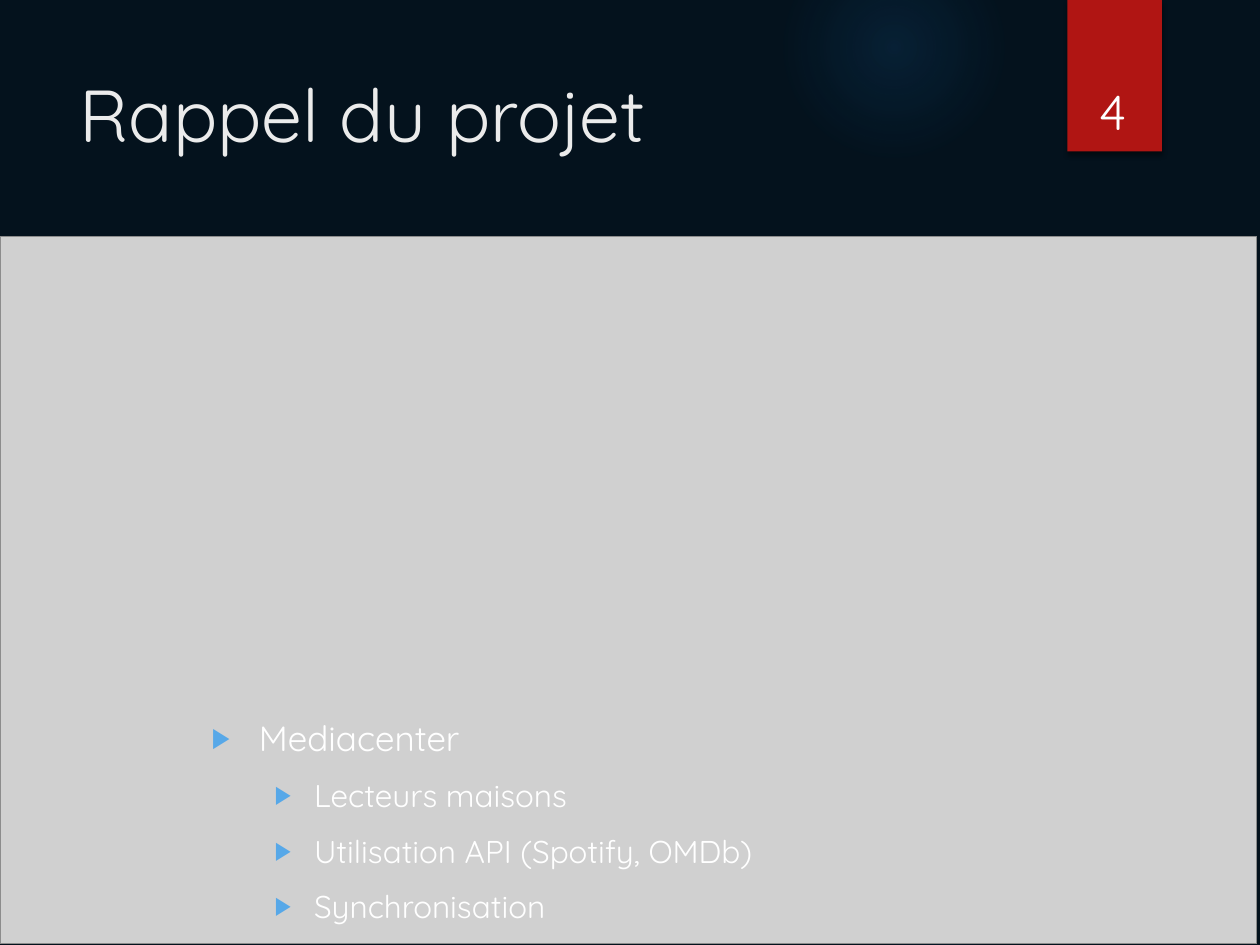
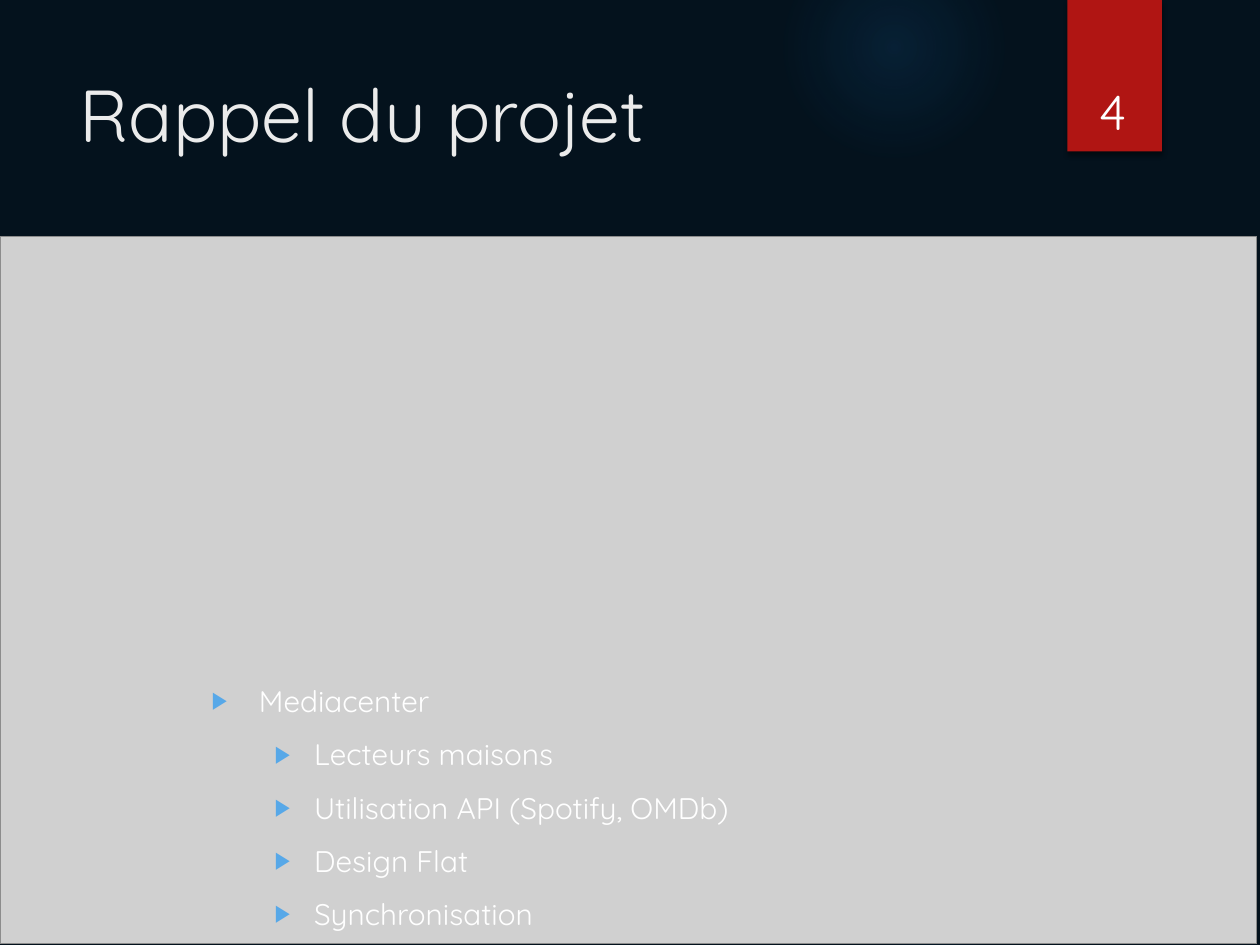
Before and after one commit to aroubaty/PDG_Project, a slide deck: slide 4 of Présentation/Présentation intermédiaire.pptx. Drawn at 1260x945 pixels with LibreOffice and Linux fonts; fonts in the diff are those of the drawing; grey boxes stand for pictures. Boxes give left, top, right and bottom in pixels: in the first picture for what was removed or moved away, otherwise in the second. Text is boxed around its words. In the diff, an @@ line names an element or a change of style, - is before the commit and + after.

```diff
--- a/Présentation/Présentation intermédiaire.pptx
+++ b/Présentation/Présentation intermédiaire.pptx
@@ text "Mediacenter": place and size @@
-text "Mediacenter" at <box>259,725,753,924</box>
+text "Mediacenter" at <box>259,690,728,931</box>
@@ text at <box>259,690,728,931</box>: size 20 to 17 pt in "Mediacenter"; size 18 to 17 pt in "Lecteurs maisons", "Utilisation API (Spotify, OMDb)", "Synchronisation" @@
@@ text at <box>314,850,468,878</box>: paragraph added @@
+  ▶ Design Flat
```
Also in this commit, not shown: 5 other slides changed.
